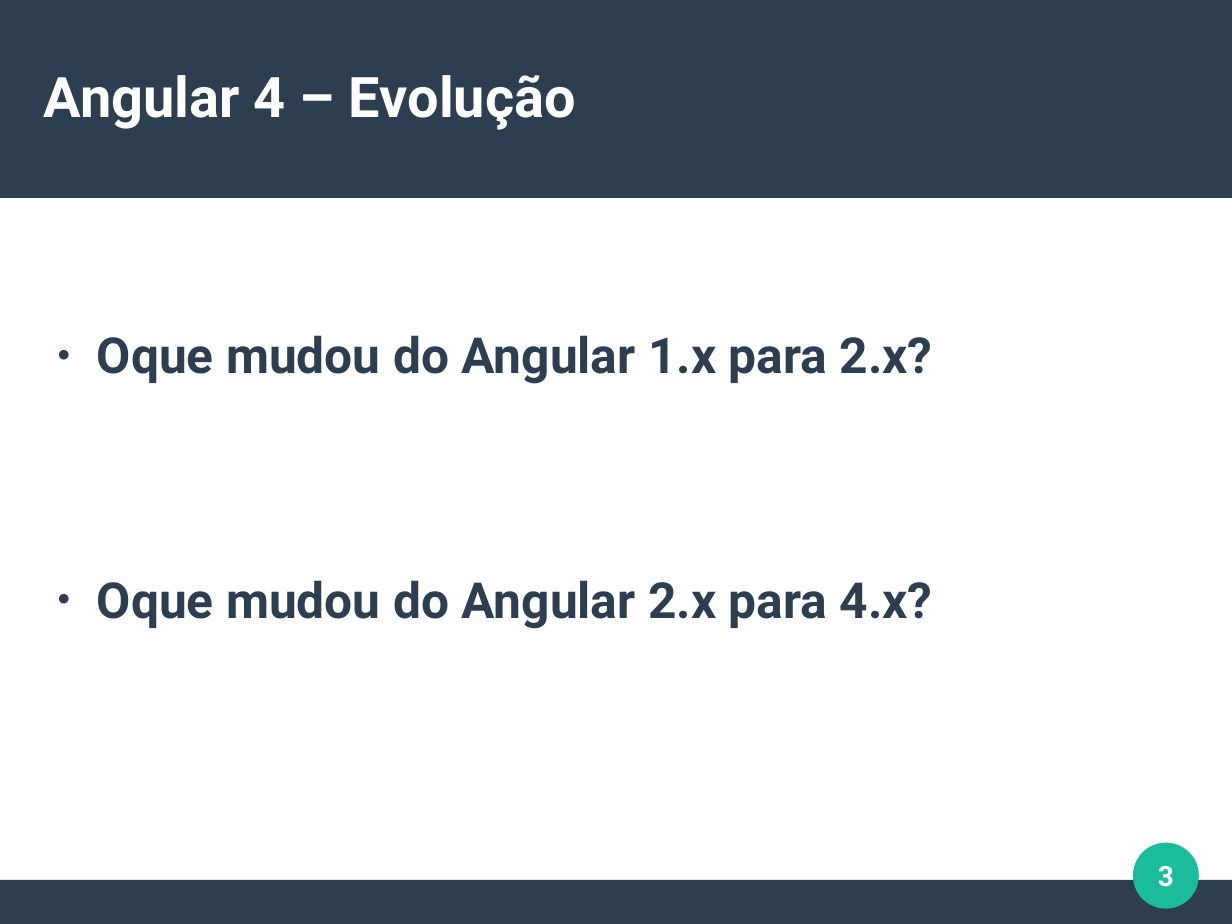
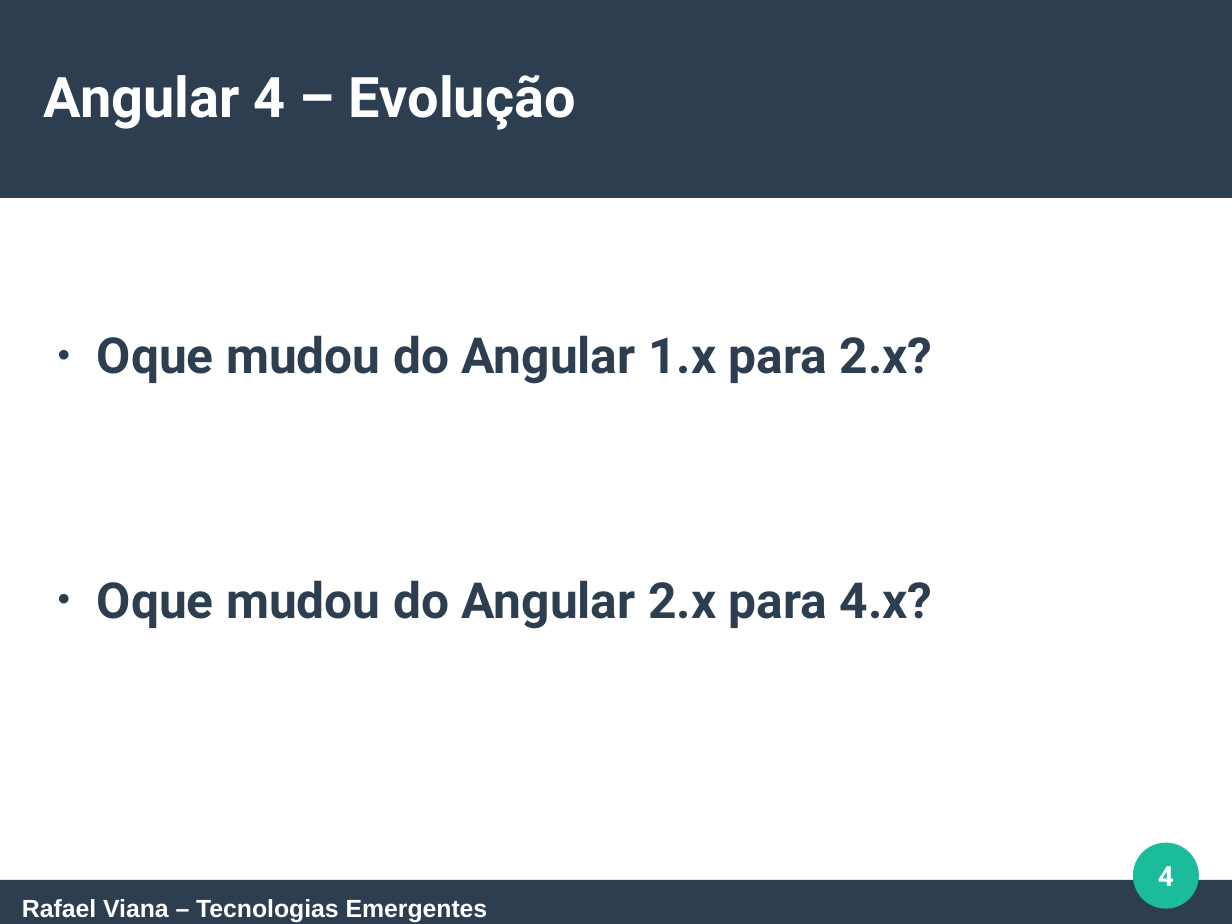
Before and after one commit to rafaelgov95/TE, a slide deck: slide 4 of Apresentação/Angular-4.odp (slide 3 before the commit). Drawn at 1232x924 pixels with LibreOffice and Linux fonts; fonts in the diff are those of the drawing. Boxes give left, top, right and bottom in pixels: in the first picture for what was removed or moved away, otherwise in the second. Text is boxed around its words. In the diff, an @@ line names an element or a change of style, - is before the commit and + after.

```diff
--- a/Apresentação/Angular-4.odp
+++ b/Apresentação/Angular-4.odp
@@ page number at <box>1158,866,1174,886</box>: text changed @@
-3
+4
@@ text added at <box>22,899,488,923</box>, 16 pt, text #FFFFFF, bold @@
+Rafael Viana – Tecnologias Emergentes
```
Also in this commit, not shown: 1 other slide changed, 3 slides added, 2 slides removed, 1 other file.
